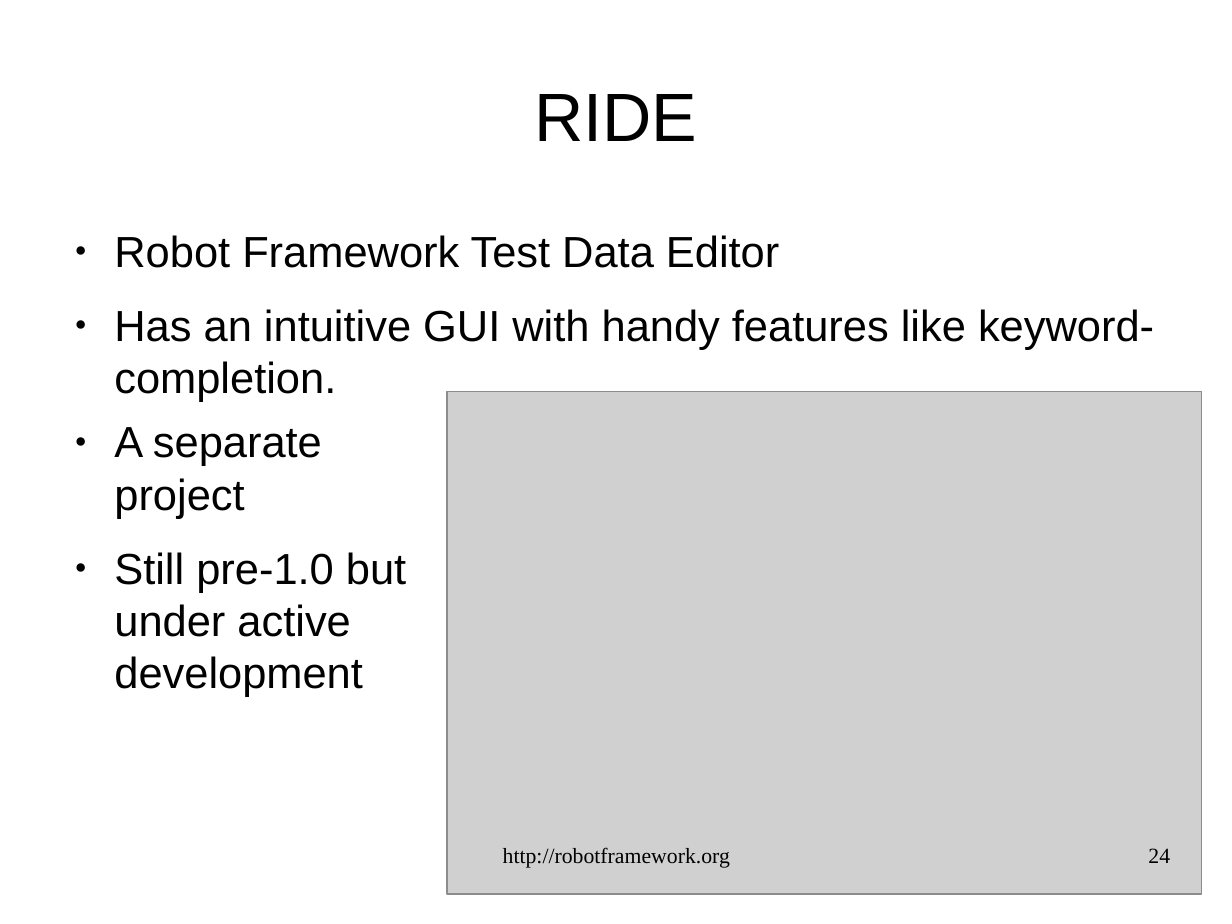
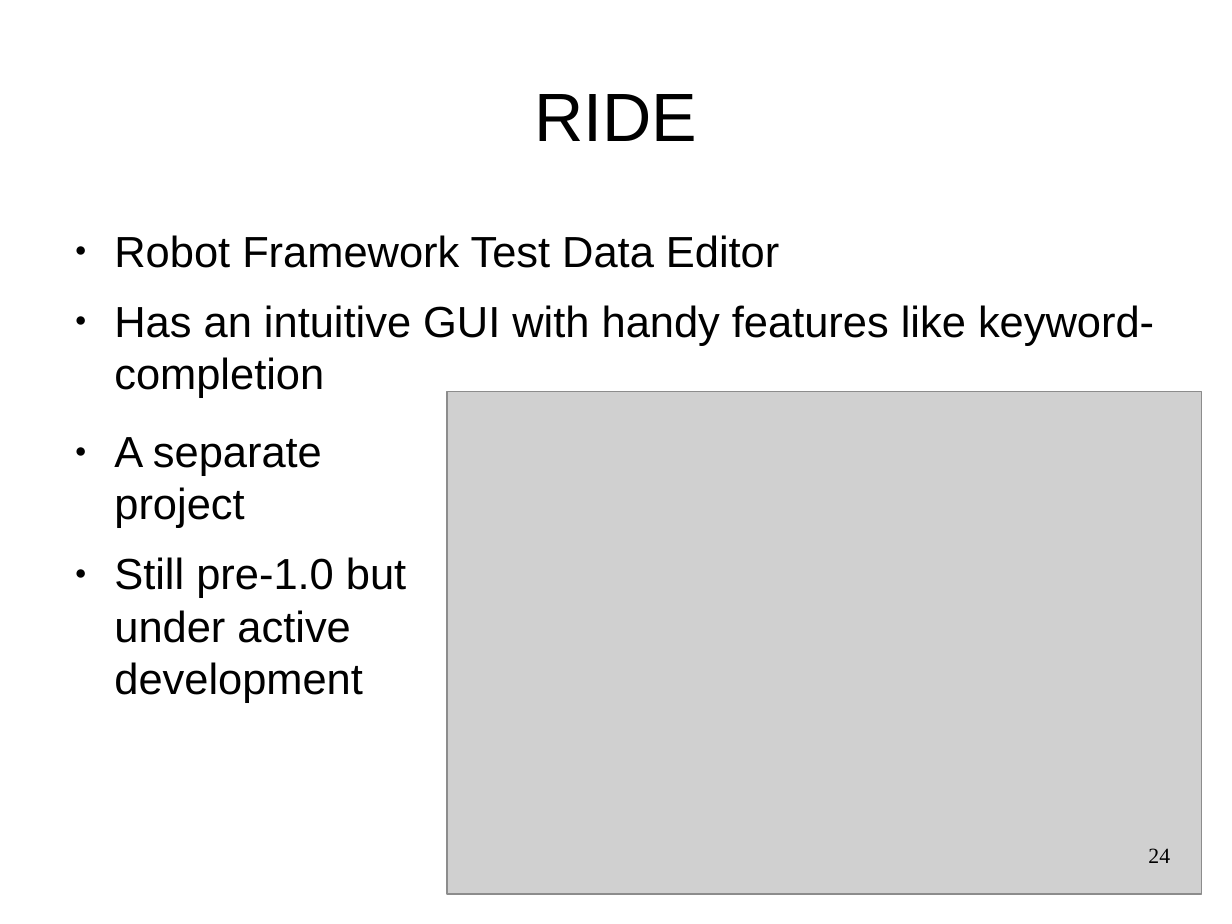
Before and after one commit to gdw2/robot-framework, a slide deck: slide 24 of proto/slides/demoslides.odp. Drawn at 1232x924 pixels with LibreOffice and Linux fonts; fonts in the diff are those of the drawing; grey boxes stand for pictures. Boxes give left, top, right and bottom in pixels: in the first picture for what was removed or moved away, otherwise in the second. Text is boxed around its words. In the diff, an @@ line names an element or a change of style, - is before the commit and + after.

```diff
--- a/proto/slides/demoslides.odp
+++ b/proto/slides/demoslides.odp
@@ text at (x1=114, y1=305, x2=1154, y2=398): text changed @@
-● Has an intuitive GUI with handy features like keyword-completion.
+● Has an intuitive GUI with handy features like keyword-completion
@@ text "A separate project" moved from (x1=114, y1=427, x2=406, y2=697) to (x1=114, y1=437, x2=406, y2=703) @@
@@ text "A separate project" at (x1=114, y1=437, x2=406, y2=703): less space between paragraphs @@
@@ text removed at (x1=503, y1=847, x2=730, y2=868) @@
-http://robotframework.org
```
Also in this commit, not shown: 25 other slides changed, 1 slide added, 1 slide removed.
